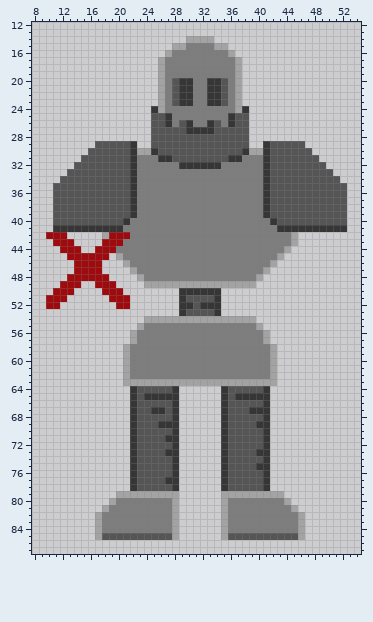
Two versions of one sprite sheet, sprites/spr_robotLeftArm/layers/54dd03f6-a870-4d91-97dd-4e341ca5f2a3/99cf554a-d86c-48f4-bb7e-4b6fdbd0e632.png. The first picture shows the starting point.
The file is 64x96 pixels. Shown: x 8..54, y 12..87.
And afterwards:
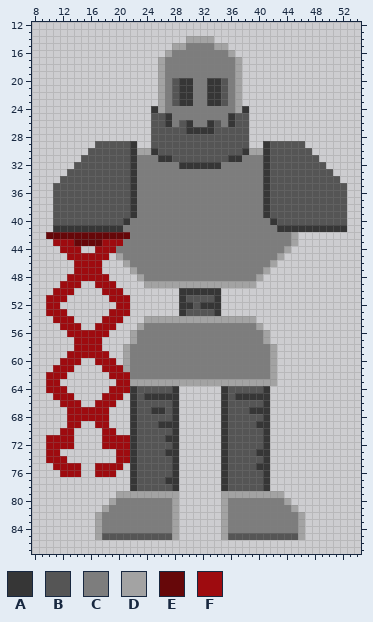
Palette (. is transparent): A #363636  B #555555  C #7d7d7d  D #a3a3a3  E #660709  F #9e0b0f
Change:
@@ x 8..23 @@
 41 ...AAAAAAAAAACCC
-42 ..FFF.....DFFFCC
-43 ...FFF....FFFCCC
+42 ..EEEEEEEEEEEECC
+43 ...FFFEEEEFFFCCC
 44 ....FFF..FFFCCCC
@@ x 8..23 @@
 52 ..FF........FF..
-53 ................
-54 ................
-55 ...............D
-56 ..............DC
-57 ..............DC
-58 .............DCC
-59 .............DCC
-60 .............DCC
-61 .............DCC
-62 .............DCC
-63 .............DDD
-64 ..............AB
-65 ..............AB
-66 ..............AB
-67 ..............AB
-68 ..............AB
-69 ..............AB
-70 ..............AB
-71 ..............AB
-72 ..............AB
-73 ..............AB
-74 ..............AB
-75 ..............AB
-76 ..............AB
+53 ..FFF......FFF..
+54 ...FFF....FFF...
+55 ....FFF..FFF...D
+56 .....FFFFFF...DC
+57 ......FFFF....DC
+58 ......FFFF...DCC
+59 .....FFFFFF..DCC
+60 ....FFF..FFF.DCC
+61 ...FFF....FFFDCC
+62 ..FFF......FFFCC
+63 ..FF........FFDD
+64 ..FFF......FFFAB
+65 ...FFF....FFF.AB
+66 ....FFF..FFF..AB
+67 .....FFFFFF...AB
+68 .....FFFFFF...AB
+69 .....FF..FF...AB
+70 ....FF....FF..AB
+71 ..FFFF....FFFFAB
+72 ..FFFF....FFFFAB
+73 ..FF........FFAB
+74 ..FFF.......FFAB
+75 ...FFFF..FFFF.AB
+76 ....FFF..FFF..AB
 77 ..............AB
Boxes around the changes in both pictures, in picture pixels (x1, y1, x2, y2):
changed: (46, 232, 130, 246)
changed: (46, 309, 130, 477)
